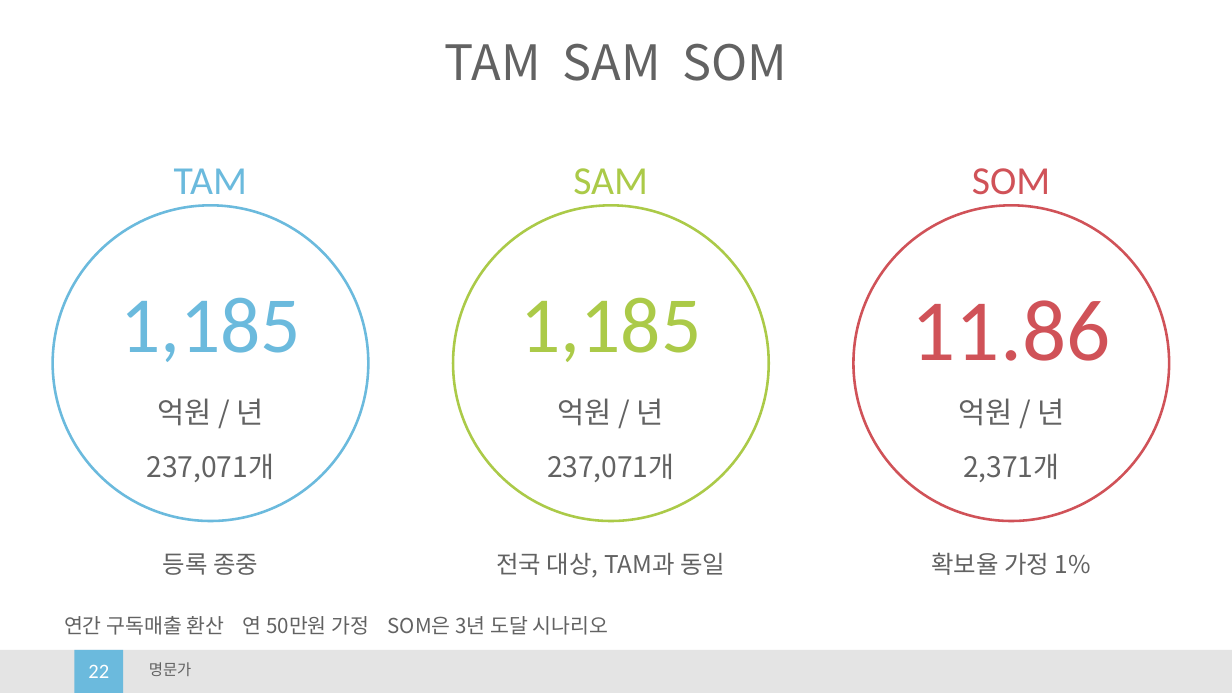
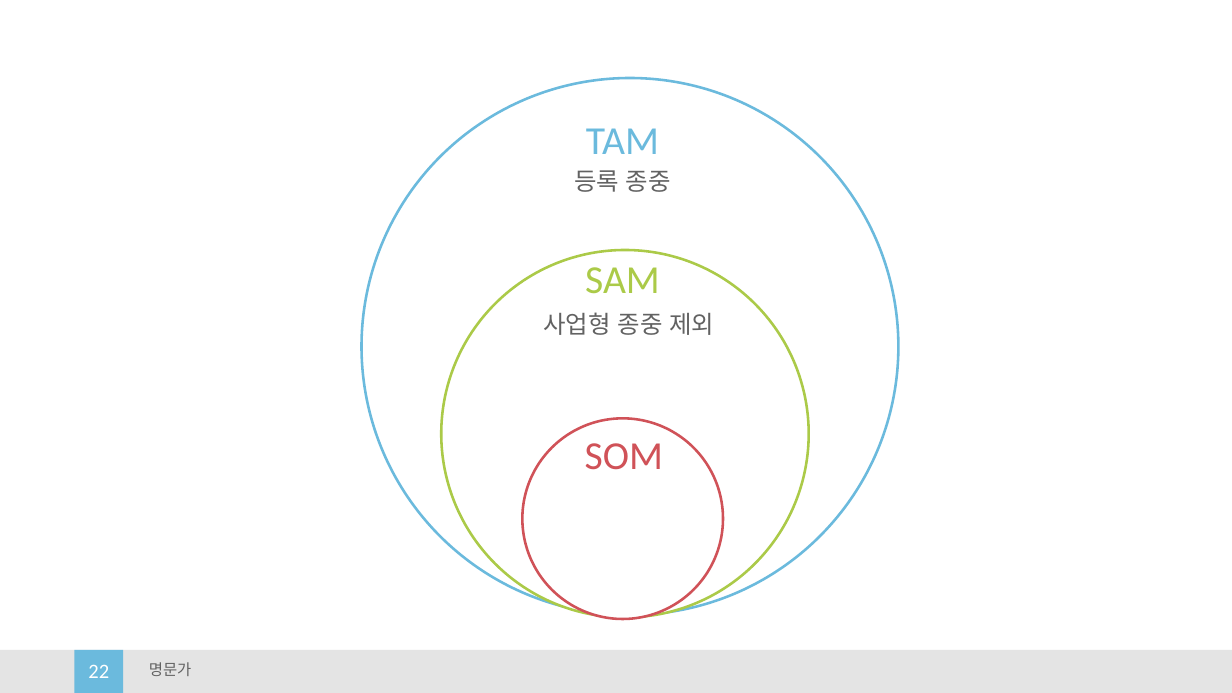
Before and after one commit to Lee-WonJun/royal-family, a slide deck: slide 22 of ppt/명문가_발표초안_v5_Cloud.pptx. Drawn at 1232x693 pixels with LibreOffice and Linux fonts; fonts in the diff are those of the drawing. Boxes give left, top, right and bottom in pixels: in the first picture for what was removed or moved away, otherwise in the second. Text is boxed around its words. In the diff, an @@ line names an element or a change of style, - is before the commit and + after.

```diff
--- a/ppt/명문가_발표초안_v5_Cloud.pptx
+++ b/ppt/명문가_발표초안_v5_Cloud.pptx
@@ text removed at [445,43,788,81] @@
-TAM SAM SOM
@@ ellipse: place and size @@
-ellipse at [53,206,368,521]
+ellipse at [361,78,898,615]
@@ text "TAM": place and size @@
-text "TAM" at [174,168,247,194]
+text "TAM" at [586,128,659,154]
@@ text "등록 종중": place and size @@
-text "등록 종중" at [163,553,258,575]
+text "등록 종중" at [574,170,671,192]
@@ ellipse: place and size @@
-ellipse at [453,206,769,521]
+ellipse at [441,250,808,617]
@@ text "SAM": place and size @@
-text "SAM" at [573,168,648,195]
+text "SAM" at [585,267,660,294]
@@ text removed at [120,297,301,362] @@
-1,185
@@ text removed at [520,297,701,362] @@
-1,185
@@ text added at [543,312,714,335], 14.2 pt, text #626262 @@
+사업형 종중 제외
@@ text removed at [912,300,1111,361] @@
-11.86
@@ text removed at [157,398,264,426] @@
-억원 / 년
@@ ellipse: place and size @@
-ellipse at [854,206,1169,521]
+ellipse at [522,419,723,620]
@@ text removed at [558,398,664,426] @@
-억원 / 년
@@ text removed at [958,398,1064,426] @@
-억원 / 년
@@ text "SOM": place and size @@
-text "SOM" at [972,168,1050,195]
+text "SOM" at [585,443,663,470]
@@ text removed at [147,453,274,482] @@
-237,071개
@@ text removed at [547,453,674,482] @@
-237,071개
@@ text removed at [963,453,1059,482] @@
-2,371개
@@ text removed at [496,553,725,577] @@
-전국 대상, TAM과 동일
@@ text removed at [932,552,1091,575] @@
-확보율 가정 1%
@@ text removed at [64,616,607,635] @@
-연간 구독매출 환산 연 50만원 가정 SOM은 3년 도달 시나리오
```
Also in this commit, not shown: 6 other slides changed, 1 slide removed, 42 other files.
